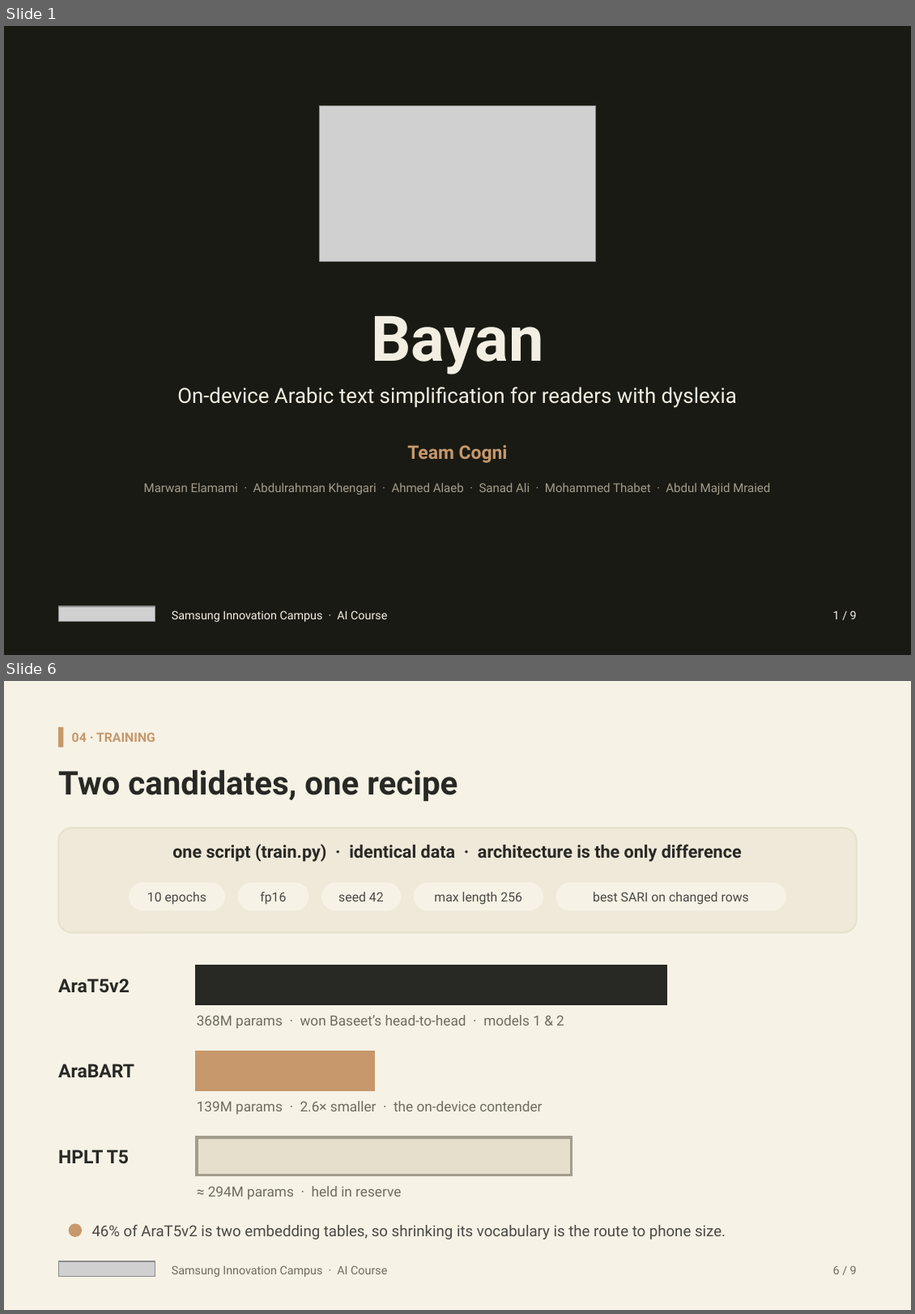
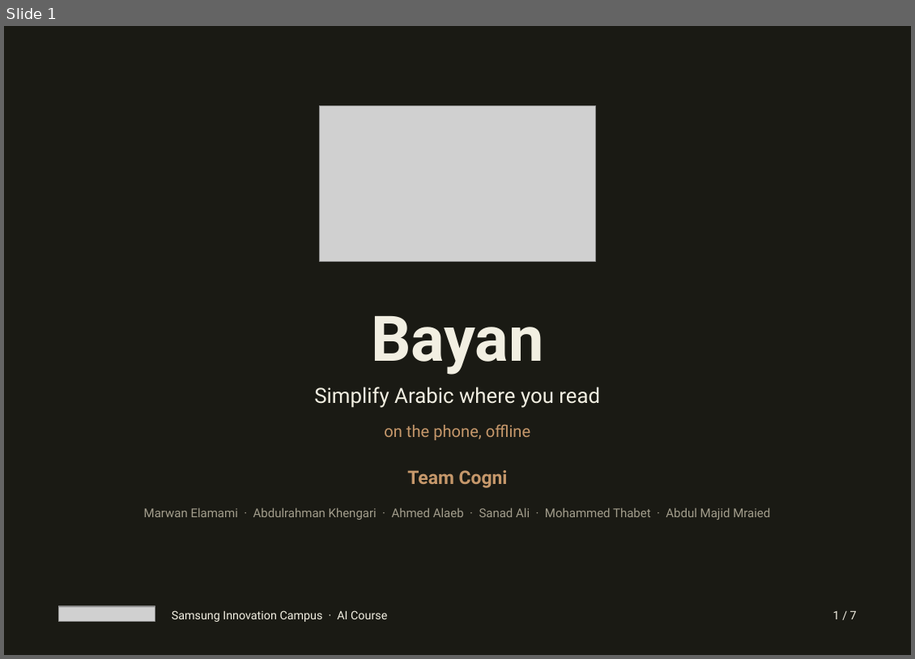
Before and after one commit to Cogni-Libya/Bayan, a slide deck: deliverables/04_presentation/Bayan_Submission.pptx. Shown one above the other, each under a label of ours: slides 1 and 6 before the commit, slide 1 after it; the slides between them are not shown. The pictures are 915x1314 and 915x659 pixels, drawn with LibreOffice and Linux fonts; fonts in the diff are those of the drawing; grey boxes stand for pictures. Boxes give left, top, right and bottom in pixels: in the first picture for what was removed or moved away, otherwise in the second. Text is boxed around its words. In the diff, an @@ line names an element or a change of style, - is before the commit and + after.

Commit message:
Submission deck rebuild + uv-scoped deck toolchain
Rebuild Bayan_Submission.pptx from facts.py-sourced numbers across seven
scenes aligned to the presenting beats, and make both decks regenerable
from scratch with a deliverable-local uv project (pyproject + lock).

```diff
--- a/deliverables/04_presentation/Bayan_Submission.pptx
+++ b/deliverables/04_presentation/Bayan_Submission.pptx
@@ slide 6 removed at box(4, 681, 911, 1310), background #FFFFFF @@
@@ rectangle removed at box(4, 681, 911, 1310) @@
@@ rectangle removed at box(58, 727, 63, 747) @@
@@ text removed at box(72, 732, 155, 742) @@
-04 · TRAINING
@@ text removed at box(58, 770, 458, 801) @@
-Two candidates, one recipe
@@ rounded rectangle removed at box(58, 828, 857, 932) @@
@@ text removed at box(172, 844, 742, 862) @@
-one script (train.py) · identical data · architecture is the only difference
@@ rounded rectangle removed at box(129, 882, 225, 910) @@
-10 epochs
@@ rounded rectangle removed at box(238, 882, 309, 910) @@
-fp16
@@ rounded rectangle removed at box(322, 882, 401, 910) @@
-seed 42
@@ rounded rectangle removed at box(414, 882, 543, 910) @@
-max length 256
@@ rounded rectangle removed at box(556, 882, 786, 910) @@
-best SARI on changed rows
@@ rectangle removed at box(197, 966, 666, 1003) @@
@@ text removed at box(58, 978, 130, 993) @@
-AraT5v2
@@ text removed at box(197, 1015, 565, 1028) @@
-368M params · won Baseet’s head-to-head · models 1 & 2
@@ text removed at box(58, 1063, 134, 1078) @@
-AraBART
@@ rectangle removed at box(197, 1051, 374, 1089) @@
@@ text removed at box(197, 1101, 542, 1114) @@
-139M params · 2.6× smaller · the on-device contender
@@ rectangle removed at box(197, 1137, 571, 1174) @@
@@ text removed at box(58, 1149, 129, 1164) @@
-HPLT T5
@@ text removed at box(208, 1186, 401, 1199) @@
-≈ 294M params · held in reserve
@@ ellipse removed at box(69, 1223, 82, 1237) @@
@@ text removed at box(92, 1225, 726, 1239) @@
-46% of AraT5v2 is two embedding tables, so shrinking its vocabulary is the route to phone size.
@@ picture removed at box(58, 1261, 155, 1276) @@
@@ text removed at box(172, 1265, 387, 1276) @@
-Samsung Innovation Campus · AI Course
@@ text removed at box(833, 1265, 857, 1274) @@
-6 / 9
@@ slide 1 changed as well @@
@@ text at box(314, 386, 600, 408): text changed @@
-On-device Arabic text simplification for readers with dyslexia
+Simplify Arabic where you read
@@ text added at box(384, 424, 530, 440), 14 pt, text #C6986B @@
+on the phone, offline
@@ text "Team Cogni": place and size @@
-text "Team Cogni" at box(407, 445, 508, 463)
+text "Team Cogni" at box(407, 470, 508, 488)
@@ text "Marwan Elamami · Abdulrahman Khengari ...": place and size @@
-text "Marwan Elamami · Abdulrahman Khengari ..." at box(144, 483, 770, 494)
+text "Marwan Elamami · Abdulrahman Khengari ..." at box(144, 508, 770, 519)
@@ text at box(833, 610, 857, 619): text changed @@
-1 / 9
+1 / 7
```
Also in this commit, not shown: 6 slides added, 7 other slides removed, 8 other files.
